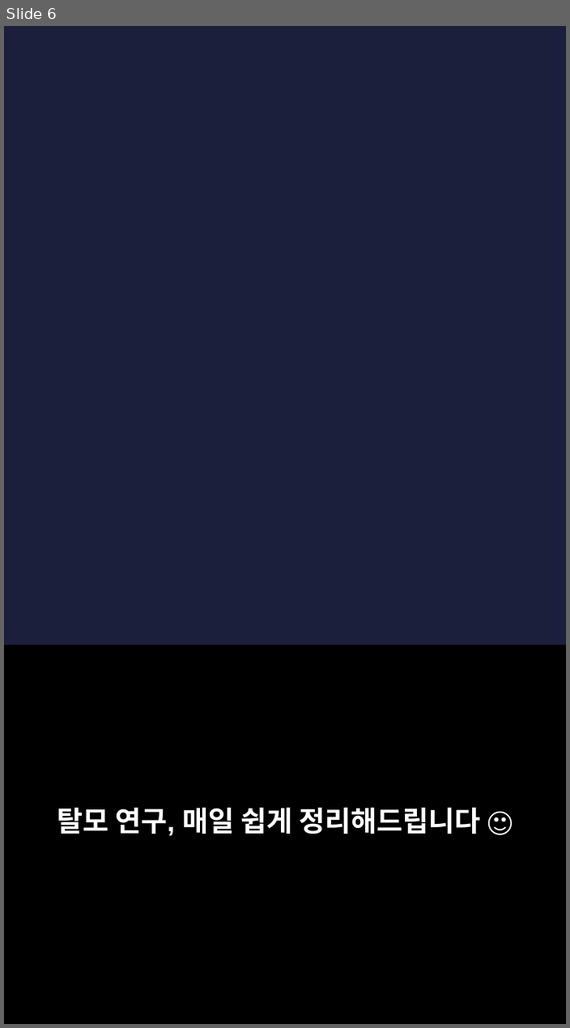
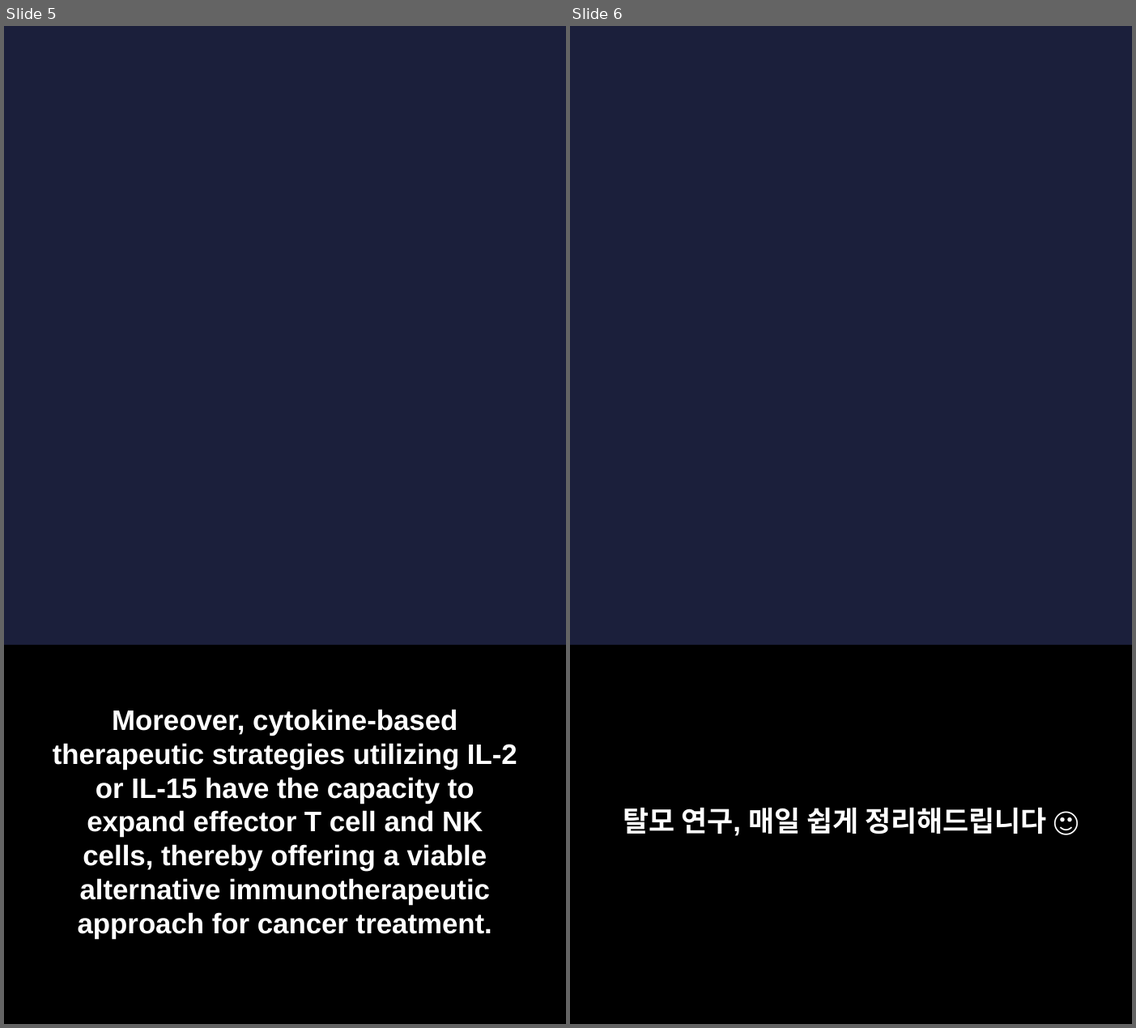
Before and after one commit to hyokang2010-BJ-ANTH/product-builder-test, a slide deck: data/2026-09-11/slides.pptx. Shown side by side, each under a label of ours: slide 6 before the commit, slides 5 and 6 after it. The pictures are 570x1028 and 1136x1028 pixels, drawn with LibreOffice and Linux fonts; fonts in the diff are those of the drawing; background and template pictures are left out. Boxes give left, top, right and bottom in pixels: in the first picture for what was removed or moved away, otherwise in the second. Text is boxed around its words. In the diff, an @@ line names an element or a change of style, - is before the commit and + after.

```diff
--- a/data/2026-09-11/slides.pptx
+++ b/data/2026-09-11/slides.pptx
@@ slide 5 added at box(4, 26, 566, 1024), background picture (left out) @@
@@ rectangle added at box(4, 646, 566, 1024), fill #000000 @@
@@ text added at box(53, 709, 518, 939), 22 pt, text #FFFFFF, bold @@
+Moreover, cytokine-based therapeutic strategies utilizing IL-2 or IL-15 have the capacity to expand effector T cell and NK cells, thereby offering a viable alternative immunotherapeutic approach for cancer treatment.
```
Also in this commit, not shown: 3 slides changed, 2 other slides added, 3 slides removed, 23 other files.
